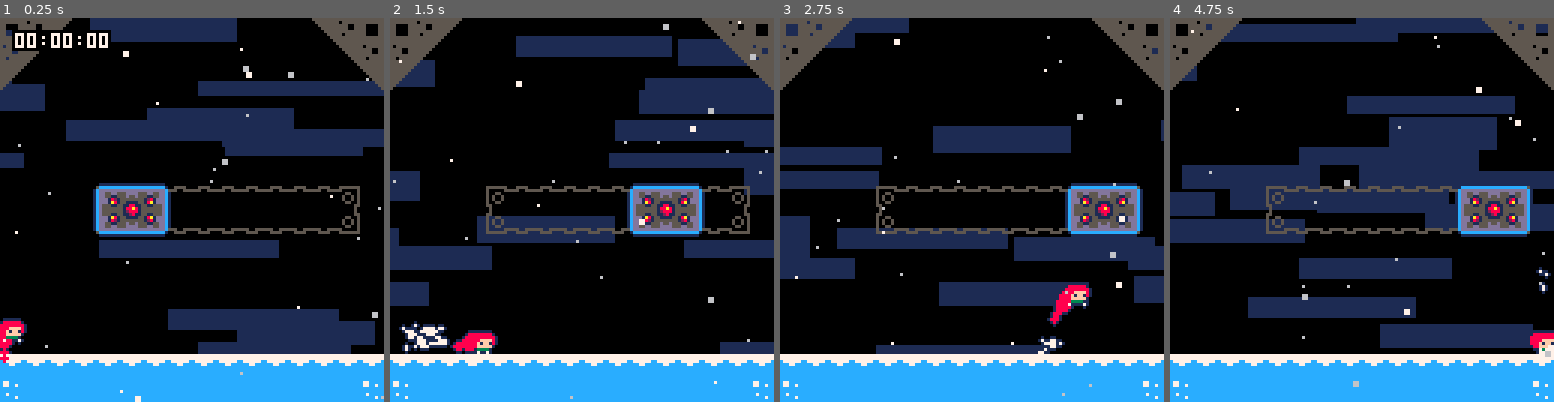
Above: before the commit, frames 1-4 (left to right).
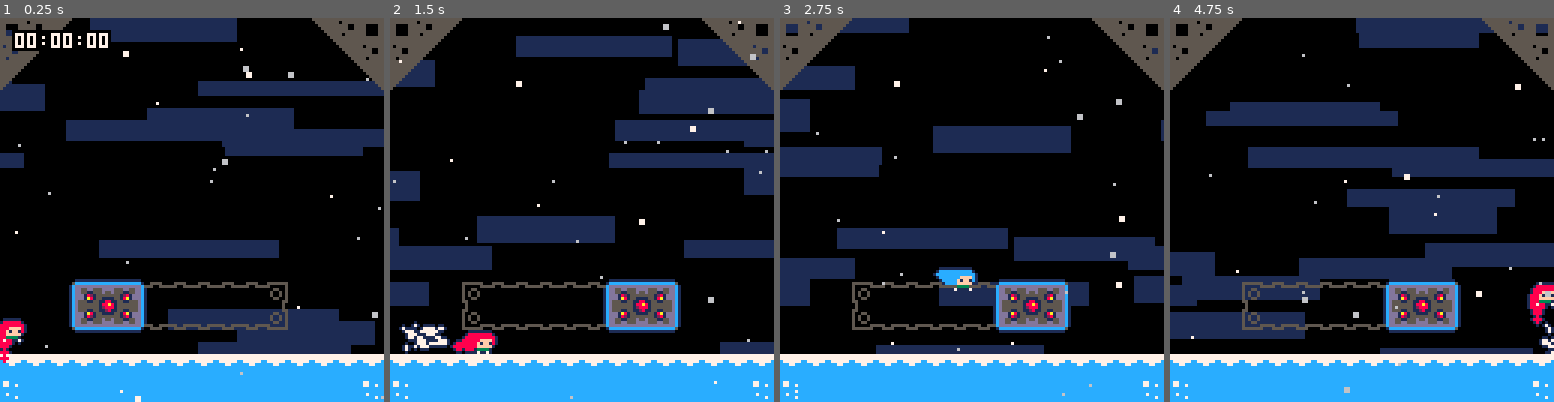
Above: after the commit, the same moments.

Repository: CelesteClassic/newleste.p8
Game: PICO-8 cartridge temple.p8
Same seed, same stepped clock (60 frames per second), same inputs: the game is played once before the commit and once after it.
Inputs:
- Up to frame 1 (0.25 s): no input
- Up to frame 2 (1.5 s): tap X (X key) at 0.33, 1.07 s; tap O (Z key) at 0.7 s
- Up to frame 3 (2.75 s): hold Right 1.6-2.1 s; tap O (Z key) at 1.7, 2.1, 2.5 s; tap X (X key) at 1.85 s; hold Up 2.15-2.42 s; hold Right from 2.47 s (still down)
- Up to frame 4 (4.75 s): tap O (Z key) every 0.4 s from 2.9 to 4.5 s; tap X (X key) at 2.97, 4.08 s; release Right at 3.03 s; hold Left 3.08-3.58 s; hold Down 3.63-3.97 s; hold Right 4.02-4.68 s; hold Up from 4.73 s (still down)

The runs differ from the first frame. In frame 1, 7.6% of the frame differs, in the area x 17-94%, y 42-83%; in frame 2, 7.8%; in frame 3, 13%; in frame 4, 38%, in the area x 0-100%, y 1-98%.

Commit message:
implemented multiple directions of movement and some momentum mechanics

Diff:
--- a/temple.p8
+++ b/temple.p8
@@ -215,7 +215,18 @@
           psfx(18)
           jbuffer=0
           grace=0
-          spd.y=-2
+          -- <swap_block> --
+          local hit=check(swap_block,0,1)
+          if hit and sign(hit.spd.x)==hit.dirx and sign(hit.spd.y)==hit.diry then
+            spd.x=hit.spd.x-sign(hit.spd.x)*0.75
+            spd.y=mid(hit.spd.y,-2,-3)
+          elseif hit and hit.timer-hit.arrivaltime<=3 then
+            spd.x=hit.dirx*4
+            spd.y=-2+min(hit.diry)--,0
+          else
+            spd.y=-2
+          end
+          -- </swap_block> --
           init_smoke(0,4)
         else
           -- wall jump
@@ -1222,39 +1233,60 @@
 swap_block={
   init=function(_ENV)
     solid_obj=true
-		start=x
+		startx=x
+		starty=y
 		timer=-1
+    arrivaltime=-100
     hitbox=sprite==72 and rectangle(0,0,24,16) or rectangle(0,0,16,24)
-    edge=x+8
-    while tile_at(edge\8,y\8)!=74 do
-      edge+=8
+    for ox=-1,1 do
+      for oy=-1,1 do
+        if (ox==0 or oy==0) and tile_at(x\8+ox,y\8+oy)==73 then
+          dirx,diry=ox,oy
+        end
+      end
+    end
+    targetx=x
+    while tile_at(targetx\8,y\8)!=74 and dirx!=0 do
+      targetx+=8*dirx
+    end
+    targety=y+diry*8
+    while tile_at(x\8,targety\8)!=74 and diry!=0 do
+      targety+=8*diry
     end
 	end,
   update=function(_ENV)
     if timer>=0 then
-      spd.x=min(appr(spd.x,6,2),edge-x)
+      spd.x=mid(appr(spd.x,6*dirx,2),targetx-x,x-targetx)
+      spd.y=mid(appr(spd.y,6*diry,2),targety-y,y-targety)
       timer+=1
+      if spd.x!=0 or spd.y!=0 then
+        arrivaltime=timer --once detination is reached, arrivaltime will not change anymore
+      end
       if timer==30 then
         timer=-1
+        arrivaltime=-100
       end
     else
-      spd.x=max(appr(spd.x,-2,0.25),start-x)
+      spd.x=mid(appr(spd.x,-2*dirx,0.25),startx-x,x-startx)
+      spd.y=mid(appr(spd.y,-2*diry,0.25),starty-y,y-starty)
     end
   end,
   draw=function(_ENV)
     if pal==_pal then --don't draw track outline
-      for i=start,edge+hitbox.w-8,edge+hitbox.w-8-start do
-        for j=y,y+hitbox.h-8,hitbox.h-8 do
-          spr(74,i,j,1,1,i!=start,j!=y)
+      local l,r=min(startx,targetx),max(startx,targetx)+hitbox.w-8
+      local u,d=min(starty,targety),max(starty,targety)+hitbox.h-8
+      for i=l,r,r-l do
+        for j=u,d,d-u do
+          spr(74,i,j,1,1,i!=l,j!=u)
         end
       end
-      for i=start+8,edge+hitbox.w-16,8 do
-        spr(73,i,y)
-        spr(73,i,y+hitbox.h-8,1,1,false,true)
-      end
-      for i=y+8,y+hitbox.h-16,8 do
-        spr(90,start,i)
-        spr(90,edge+hitbox.w-8,i,1,1,true,false)
+      for i=l+8,r-8,8 do
+        spr(73,i,u)
+        spr(73,i,d,1,1,false,true)
+      end
+      for i=u+8,d-8,8 do
+        spr(90,l,i)
+        spr(90,r,i,1,1,true,false)
       end
     end
     for i=0,3 do
@@ -1413,7 +1445,9 @@
         movamt=_ENV[axis]-p --save how many px moved to use later for solids
       else
         movamt=amt
-        if (solid_obj or semisolid_obj) and upmoving and riding then
+        -- <swap_block> --
+        if (solid_obj or semisolid_obj) and upmoving and riding and riding.spd.y>-1 then
+        -- </swap_block> --
           movamt+=top()-bottom()-1
           local hamt=round(riding.spd.y+riding.rem.y)
           hamt+=sign(hamt)
@@ -2103,11 +2137,11 @@
 0000000000000000000000000000000000000000000000000000000000000000000000000000000000000000000000000000000000000000000000000000000000000000000000000000000000000000000000000000000000000000000000000000000000000000000000000000000000000000000000000000000000000000
 0000000000000000000000000000000000000000000000000000000000000000000000000000000000000000000000000000000000000000000000000000000000000000000000000000000000000000000000000000000000000000000000000000000000000000000000000000000000000000000000000000000000000000
 0000000000000000000000000000000000000000000000000000000000000000000000000000000000000000000000000000000000000000000000000000000000000000000000000000000000000000000000000000000000000000000000000000000000000000000000000000000000000000000000000000000000000000
-0000000048000000000000004a00000000000000000000000000000000000000000000000000000000000000000000000000000000000000000000000000000000000000000000000000000000000000000000000000000000000000000000000000000000000000000000000000000000000000000000000000000000000000
+0000000000000000000000000000000000000000000000000000000000000000000000000000000000000000000000000000000000000000000000000000000000000000000000000000000000000000000000000000000000000000000000000000000000000000000000000000000000000000000000000000000000000000
 0000000000000000000000000000000000000000000000000000000000000000000000000000000000000000000000000000000000000000000000000000000000000000000000000000000000000000000000000000000000000000000000000000000000000000000000000000000000000000000000000000000000000000
 0000000000000000000000000000000000000000000000000000000000000000000000000000000000000000000000000000000000000000000000000000000000000000000000000000000000000000000000000000000000000000000000000000000000000000000000000000000000000000000000000000000000000000
 00000000000000000000000000000000000000000a0000000000000000000000000000000000000000000000000000000000000000000000000000000000000000000000000000000000000000000000000000000000000000000000000000000000000000000000000000000000000000000000000000000000000000000000
-0000000000000000000000000000000000000000000000000000000000000000000000000000000000000000000000000000000000000000000000000000000000000000000000000000000000000000000000000000000000000000000000000000000000000000000000000000000000000000000000000000000000000000
+0000004849000000004a00000000000000000000000000000000000000000000000000000000000000000000000000000000000000000000000000000000000000000000000000000000000000000000000000000000000000000000000000000000000000000000000000000000000000000000000000000000000000000000
 0000000000000000000000000000000000000000000000000000000000000000000000000000000000000000000000000000000000000000000000000000000000000000000000000000000000000000000000000000000000000000000000000000000000000000000000000000000000000000000000000000000000000000
 0100000000000000000000000000000001000000000000000000000000000000000000000000000000000000000000000000000000000000000000000000000000000000000000000000000000000000000000000000000000000000000000000000000000000000000000000000000000000000000000000000000000000000
 2222222222222222222222222222222223000000000000000000000000000000000000000000000000000000000000000000000000000000000000000000000000000000000000000000000000000000000000000000000000000000000000000000000000000000000000000000000000000000000000000000000000000000
